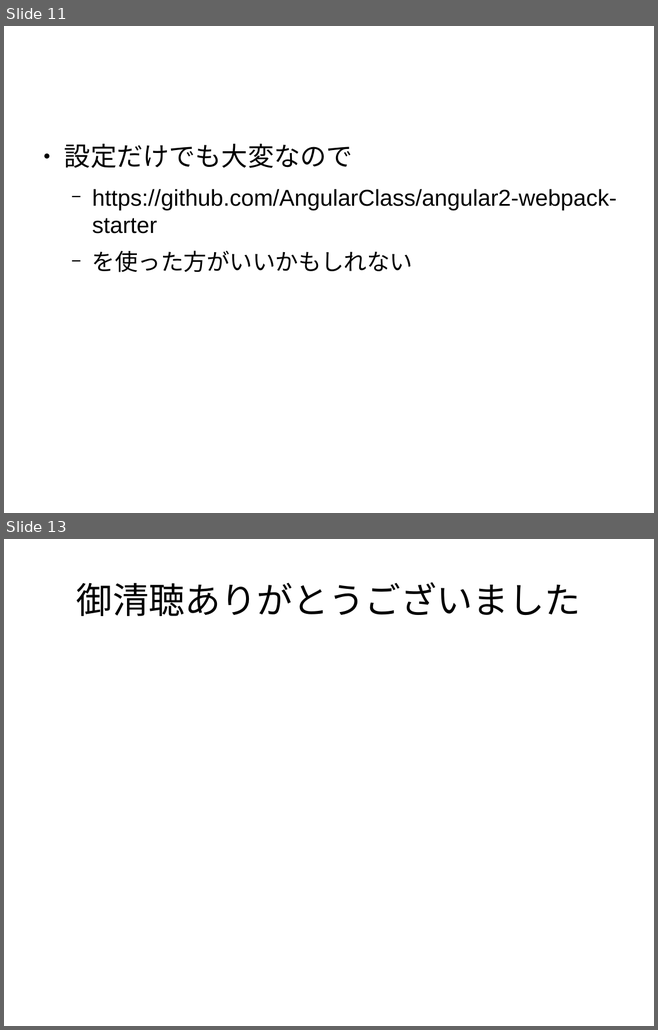
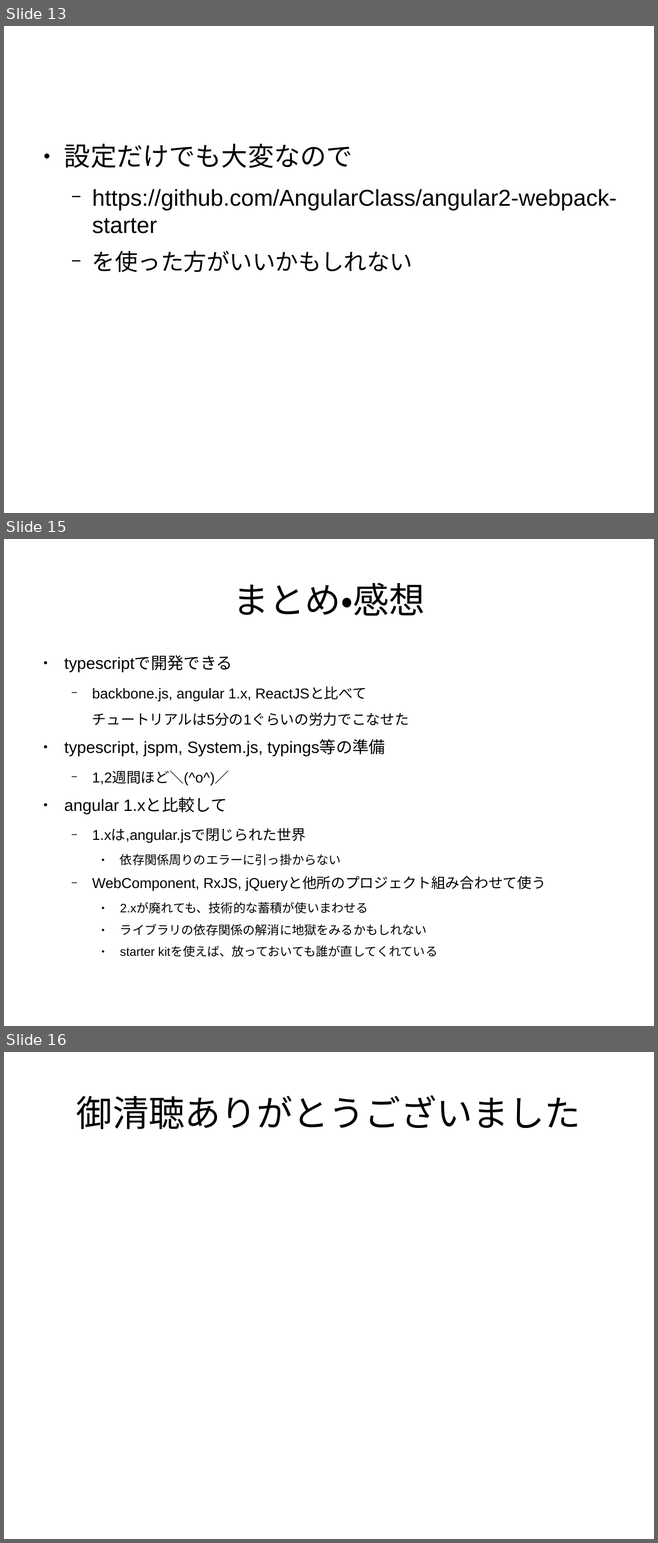
Before and after one commit to sallop/til, a slide deck: angular2の紹介.odp. Shown one above the other, each under a label of ours: slides 11 and 13 before the commit, slides 13, 15 and 16 after it; the slides between them are not shown. The pictures are 658x1030 and 658x1543 pixels, drawn with LibreOffice and Linux fonts; fonts in the diff are those of the drawing. Boxes give left, top, right and bottom in pixels: in the first picture for what was removed or moved away, otherwise in the second. Text is boxed around its words. In the diff, an @@ line names an element or a change of style, - is before the commit and + after.

```diff
--- a/angular2の紹介.odp
+++ b/angular2の紹介.odp
@@ slide 15 added at box(4, 539, 654, 1026), background #FFFFFF @@
@@ title added at box(233, 583, 424, 616), 44 pt, text #000000 @@
+まとめ・感想
@@ text added at box(64, 656, 546, 957), 17.5 pt, text #000000 @@
+● typescriptで開発できる
+  − backbone.js, angular 1.x, ReactJSと比べて
+  チュートリアルは5分の1ぐらいの労力でこなせた
+● typescript, jspm, System.js, typings等の準備
+  − 1,2週間ほど＼(^o^)／
+● angular 1.xと比較して
+  − 1.xは,angular.jsで閉じられた世界
+    ● 依存関係周りのエラーに引っ掛からない
+  − WebComponent, RxJS, jQueryと他所のプロジェクト組み合わせて使う
+    ● 2.xが廃れても、技術的な蓄積が使いまわせる
+    ● ライブラリの依存関係の解消に地獄をみるかもしれない
+    ● starter kitを使えば、放っておいても誰が直してくれている
@@ what was slide 11 is now slide 13 @@
@@ what was slide 13 is now slide 16 @@
```
Also in this commit, not shown: 2 slides changed, 2 other slides added.
